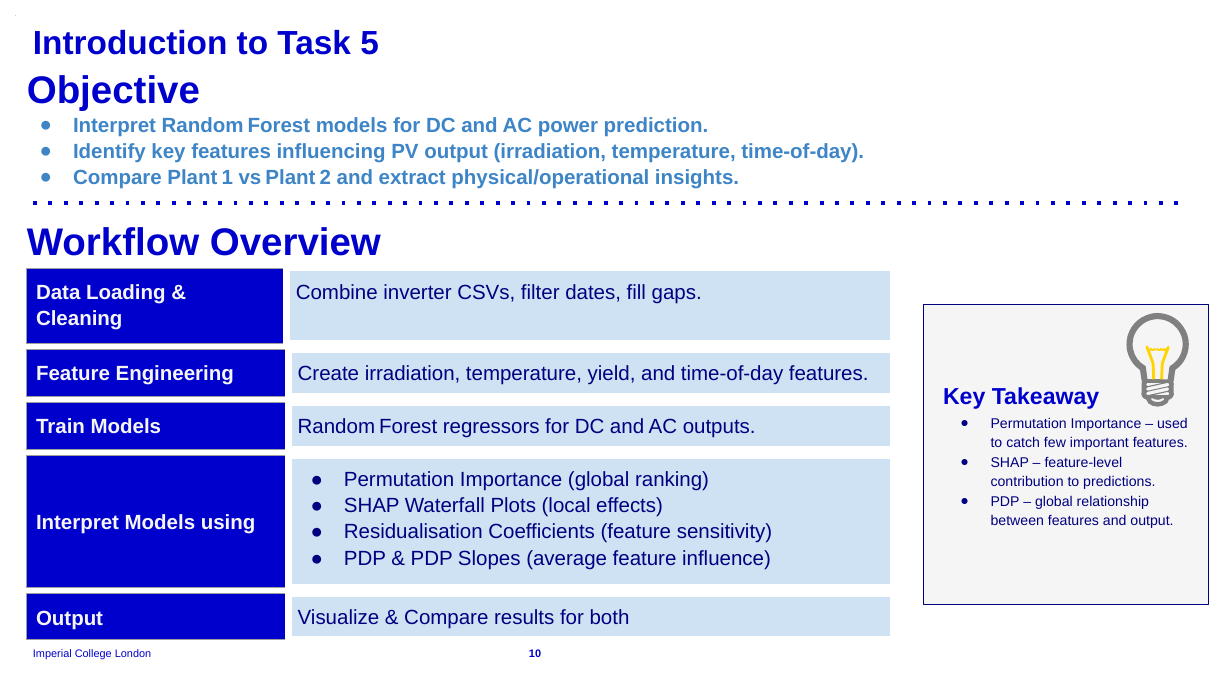
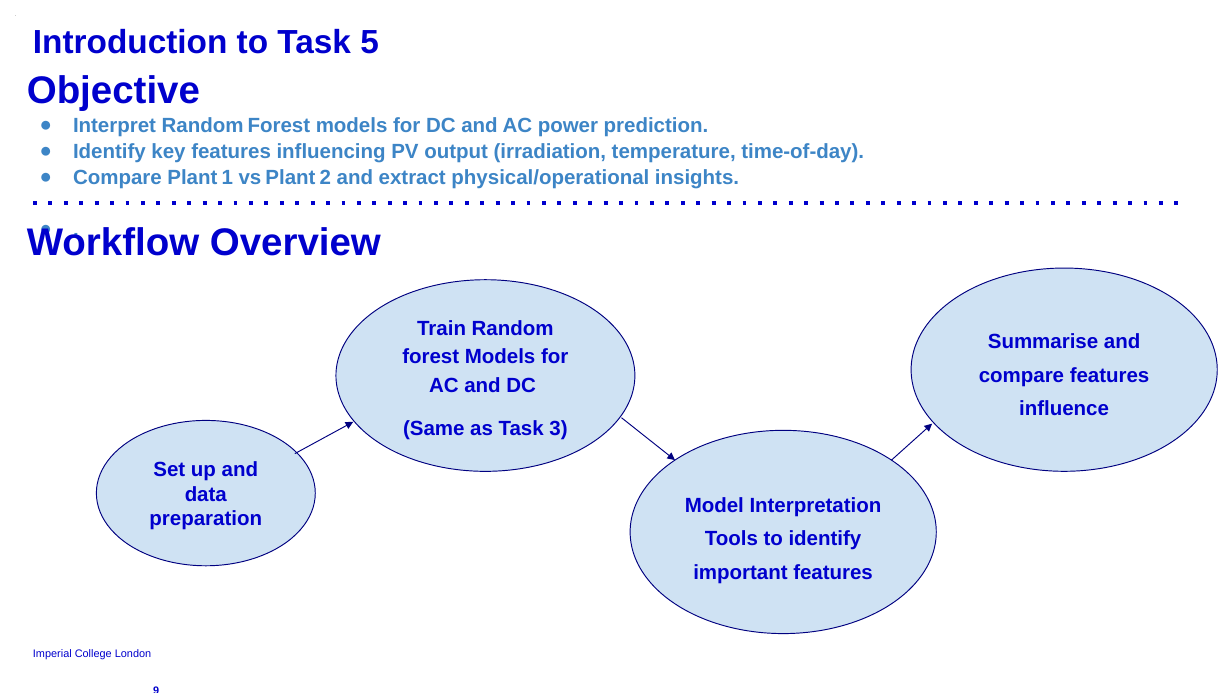
Before and after one commit to 852-mwkh/CIVE70111-Machine-Learning---Group-11, a slide deck: slide 9 of Machine Learning coursework presentation.pptx (slide 10 before the commit). Drawn at 1232x693 pixels with LibreOffice and Linux fonts; fonts in the diff are those of the drawing. Boxes give left, top, right and bottom in pixels: in the first picture for what was removed or moved away, otherwise in the second. Text is boxed around its words. In the diff, an @@ line names an element or a change of style, - is before the commit and + after.

```diff
--- a/Machine Learning coursework presentation.pptx
+++ b/Machine Learning coursework presentation.pptx
@@ table removed at <box>27,268,894,571</box>, 1 rows, 2 columns @@
-Data Loading & Cleaning | Combine inverter CSVs, filter dates, fill gaps.
@@ ellipse added at <box>911,268,1217,471</box>, fill #CFE2F3, outline #000080 0.75 pt, 16 pt, text #0000CD, bold @@
+Summarise and compare features influence
@@ ellipse added at <box>336,280,636,471</box>, fill #CFE2F3, outline #000080 0.75 pt, 16 pt, text #0000CD, bold @@
+Train Random forest Models for AC and DC
+(Same as Task 3)
@@ rectangle removed at <box>924,305,1209,604</box> @@
@@ freeform shape removed at <box>1127,313,1189,408</box> @@
@@ table removed at <box>27,349,894,653</box>, 1 rows, 2 columns @@
-Feature Engineering | Create irradiation, temperature, yield, and time‑of‑day features.
@@ freeform shape removed at <box>1146,346,1171,379</box> @@
@@ text removed at <box>943,387,1099,409</box> @@
-Key Takeaway
@@ table removed at <box>27,403,894,693</box>, 1 rows, 2 columns @@
-Train Models | Random Forest regressors for DC and AC outputs.
@@ arrow added from (622, 418) to (676, 460), #000080 0.75 pt @@
@@ text removed at <box>991,417,1188,528</box> @@
-● Permutation Importance – used to catch few important features.
-● SHAP – feature‑level contribution to predictions.
-● PDP – global relationship between features and output.
@@ ellipse added at <box>96,421,315,566</box>, fill #CFE2F3, outline #000080 0.75 pt, 16 pt, text #0000CD, bold @@
+Set up and data preparation
@@ arrow added from (295, 454) to (353, 422), #000080 0.75 pt @@
@@ ellipse added at <box>630,431,936,634</box>, fill #CFE2F3, outline #000080 0.75 pt, 16 pt, text #0000CD, bold @@
+Model Interpretation Tools to identify important features
@@ arrow added from (892, 460) to (933, 424), #000080 0.75 pt @@
@@ table removed at <box>27,456,894,693</box>, 1 rows, 2 columns @@
-Interpret Models using | Permutation Importance (global ranking) / SHAP Waterfall Plots (local effects) / Residualisation Coefficients (feature sensitivity) / PDP & PDP Slopes (average feature influence)
@@ table removed at <box>27,593,894,693</box>, 1 rows, 2 columns @@
-Output | Visualize & Compare results for both
@@ page number removed at <box>529,649,541,657</box> @@
-10
@@ page number added at <box>140,683,173,693</box>, 8.5 pt, text #0000CD, bold @@
+9
```
Also in this commit, not shown: 7 other slides changed, 2 slides added, 4 slides removed, 4 other files.
